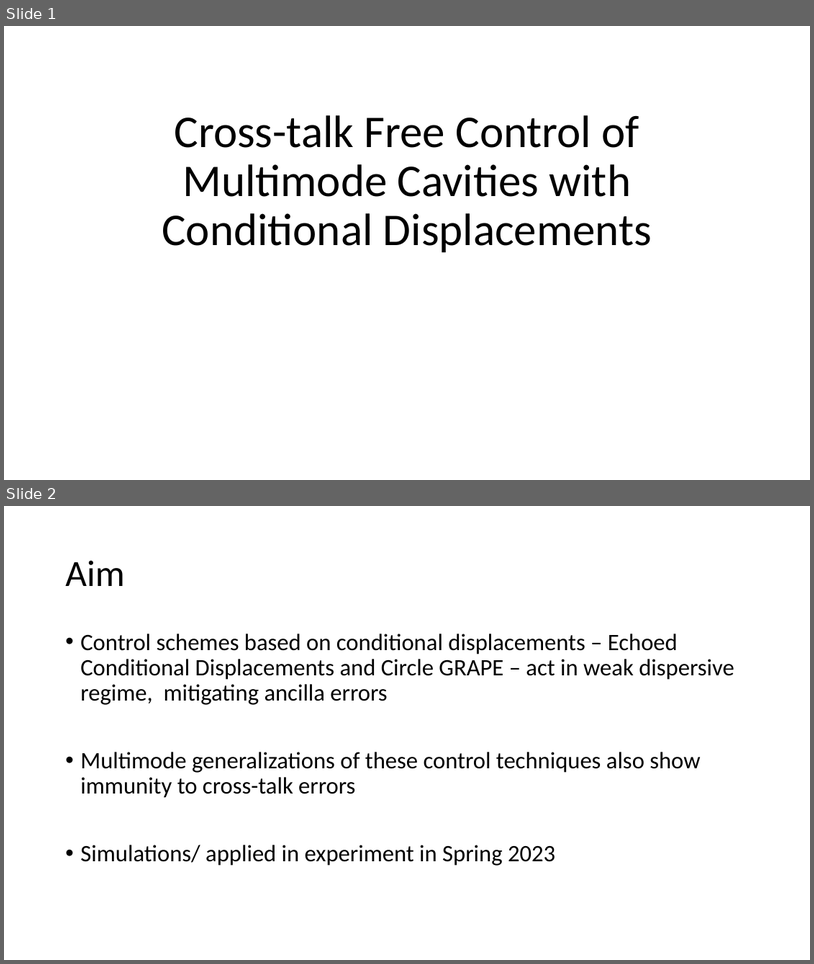
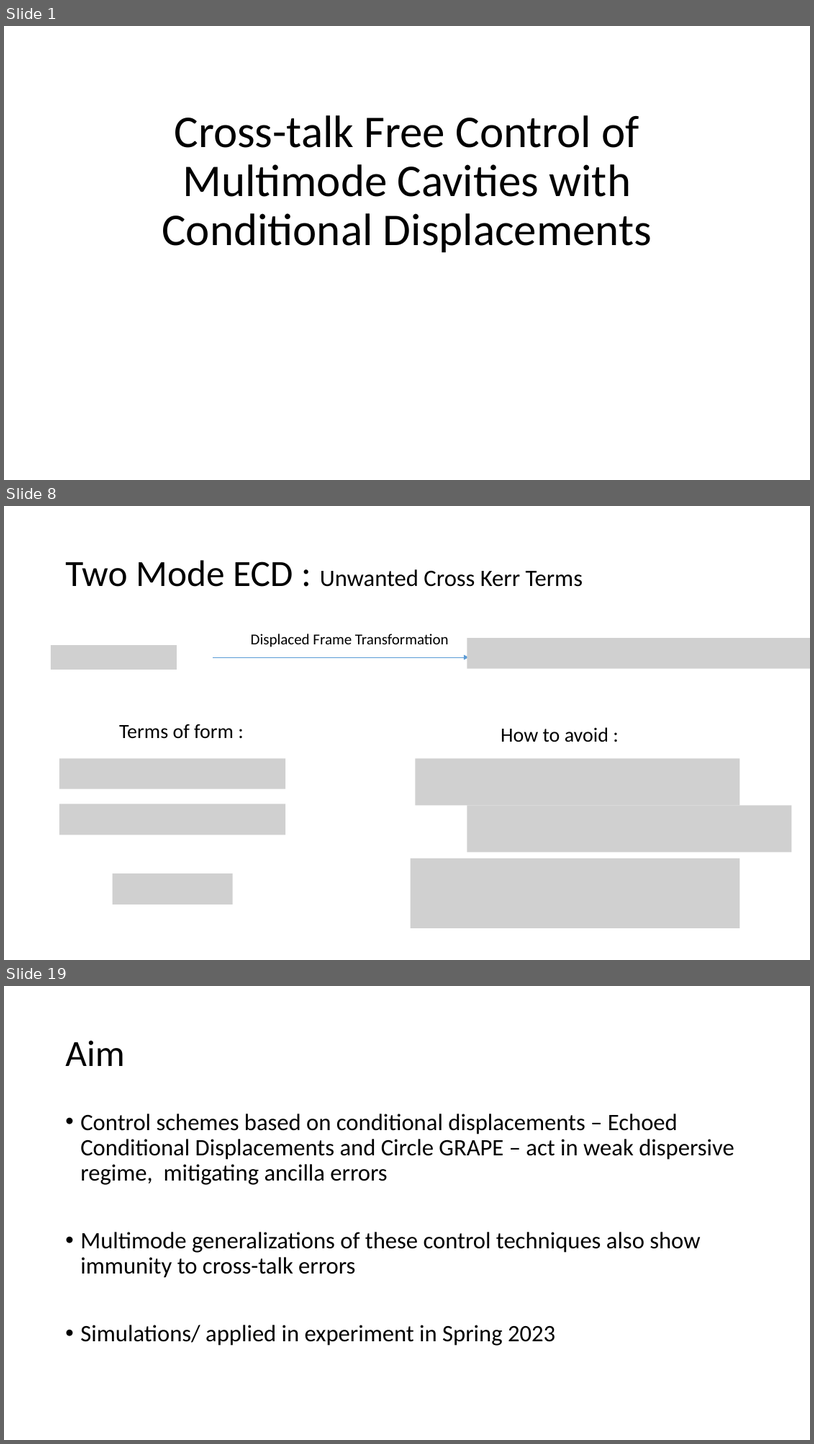
Before and after one commit to EeshGupta/Multimode-Conditional-Displacements, a slide deck: presentations/mcs_sqms.pptx. Shown one above the other, each under a label of ours: slides 1 and 2 before the commit, slides 1, 8 and 19 after it; the slides between them are not shown. The pictures are 814x964 and 814x1444 pixels, drawn with LibreOffice and Linux fonts; fonts in the diff are those of the drawing; grey boxes stand for pictures. Boxes give left, top, right and bottom in pixels: in the first picture for what was removed or moved away, otherwise in the second. Text is boxed around its words. In the diff, an @@ line names an element or a change of style, - is before the commit and + after.

```diff
--- a/presentations/mcs_sqms.pptx
+++ b/presentations/mcs_sqms.pptx
@@ slide 8 added at [4,506,810,960], background #FFFFFF @@
@@ title added at [65,560,583,587], 28 pt, text #000000 @@
+Two Mode ECD : Unwanted Cross Kerr Terms
@@ text added at [251,633,449,647], 18 pt, text #000000 @@
+Displaced Frame Transformation
@@ picture added at [51,645,176,669] @@
@@ picture added at [468,638,810,668] @@
@@ arrow added from (213, 657) to (469, 657), #5B9BD5 0.5 pt @@
@@ text added at [119,723,234,739], 24 pt, text #000000 @@
+Terms of form :
@@ text added at [501,727,609,742], 24 pt, text #000000 @@
+How to avoid :
@@ picture added at [59,758,286,788] @@
@@ picture added at [415,758,741,805] @@
@@ picture added at [59,803,286,834] @@
@@ picture added at [468,806,792,852] @@
@@ picture added at [411,858,741,928] @@
@@ picture added at [112,873,233,904] @@
@@ what was slide 2 is now slide 19 @@
```
Also in this commit, not shown: 1 slide changed, 23 other slides added, 1 slide removed.
